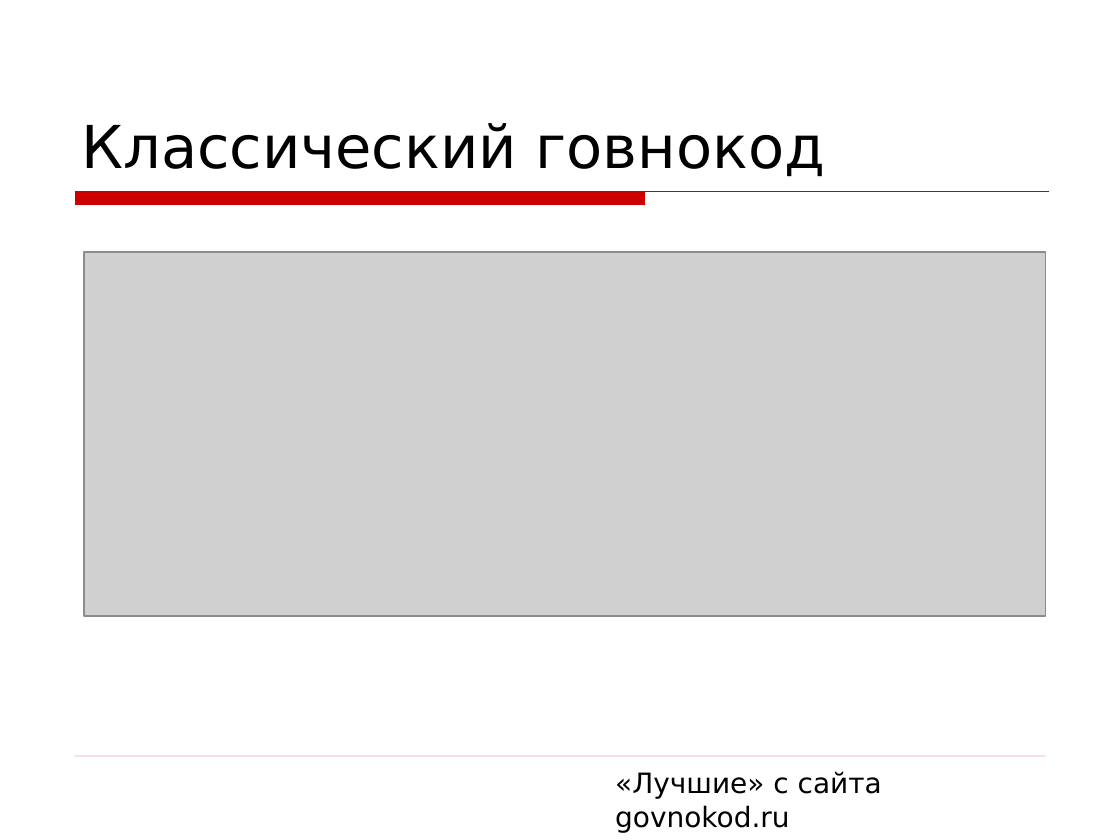
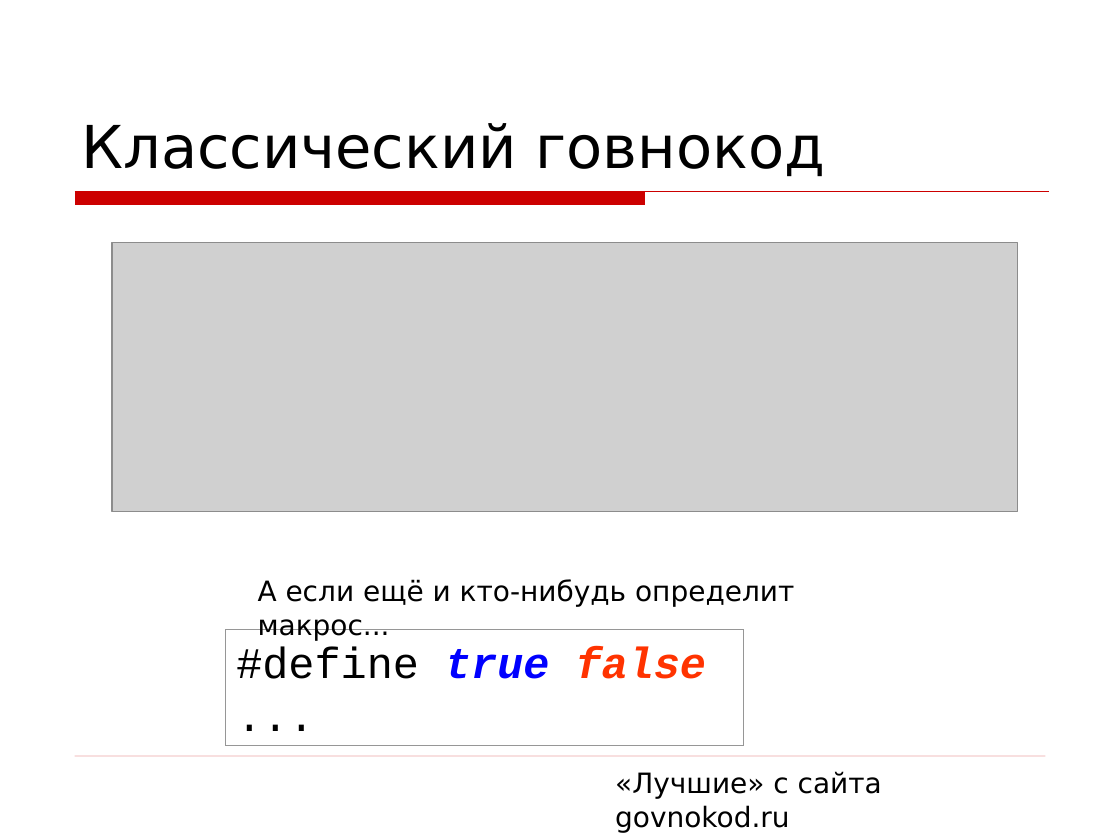
Before and after one commit to asolntsev/presentations, a slide deck: slide 5 of wtf-code/WTF_code.devclub.ru.ppt. Drawn at 1120x840 pixels with LibreOffice and Linux fonts; fonts in the diff are those of the drawing; grey boxes stand for pictures; background and template pictures are left out. Boxes give left, top, right and bottom in pixels: in the first picture for what was removed or moved away, otherwise in the second. Text is boxed around its words. In the diff, an @@ line names an element or a change of style, - is before the commit and + after.

```diff
--- a/wtf-code/WTF_code.devclub.ru.ppt
+++ b/wtf-code/WTF_code.devclub.ru.ppt
@@ picture: place and size @@
-picture at bbox=[84, 252, 1045, 616]
+picture at bbox=[112, 243, 1017, 512]
@@ text added at bbox=[258, 579, 794, 641], 18 pt, text #000000 @@
+А если ещё и кто-нибудь определит макрос...
@@ rectangle added at bbox=[225, 629, 744, 746], fill #FFFFFF, outline #969696 0.74 pt, 28 pt, text #000000 @@
+#define true false
+...
```
Also in this commit, not shown: 12 other slides changed, 5 slides added, 3 slides removed.
